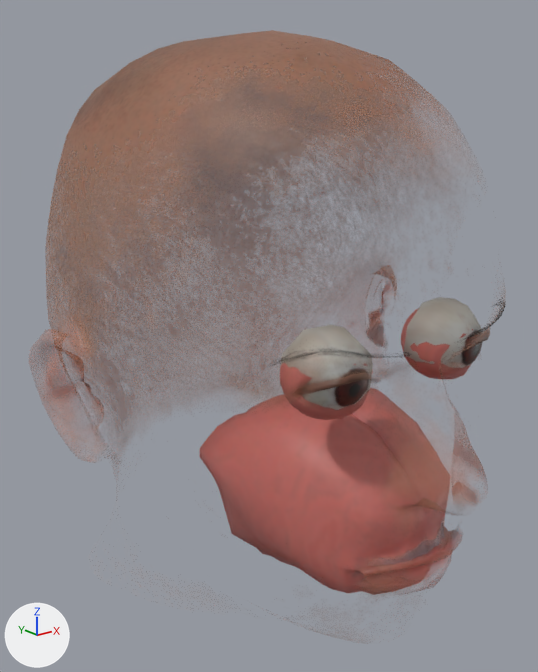
The FBX model assets/heads/head_3_ltn.fbx: old version first, new version second.
Before and after are seen from a 50 mm lens placed at (-0.8, -0.997, 0.391), pointed at (-0.003, -0.001, -0.008). The axes (+X, +Y, +Z) are drawn at lower left. The lights are the same throughout. The first picture is the older version. Where no turn or scale is listed for an object, it has been applied to the vertices.

In view in the first picture: 'head_3_ltn'.
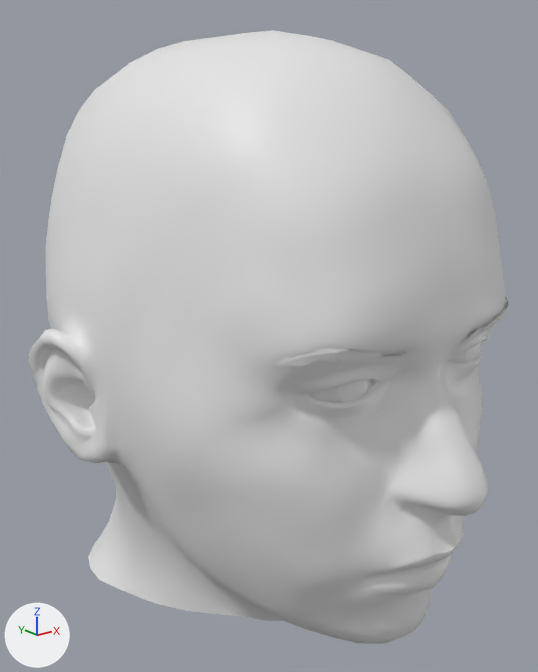
Patch to the scene script:
```diff
--- a/assets/heads/head_3_ltn.fbx.py
+++ b/assets/heads/head_3_ltn.fbx.py
@@ me_base_002 @@
 # used by ob_head_3_ltn; location = (0.0, 0.0, 0.0)
-me_base_002.from_pydata(...)  # 4472 vertices, 4408 faces; spans x -0.4..0.4, y -0.465..0.465, z -0.5..0.5
+me_base_002.from_pydata(...)  # 5709 vertices, 5528 faces; spans x -0.4..0.4, y -0.465..0.465, z -0.5..0.5
+# me_base_002 part 1: the loose piece of 62 vertices spanning x 0.037..0.237, y -0.385..-0.276, z 0.055..0.102 is deleted
+# me_base_002 part 2: the loose piece of 62 vertices spanning x -0.237..-0.037, y -0.385..-0.276, z 0.055..0.102 is deleted
+# me_base_002 part 3: the loose piece of 48 vertices spanning x -0.186..-0.062, y -0.346..-0.243, z -0.025..0.093 is deleted
+# me_base_002 part 4: the loose piece of 48 vertices spanning x 0.062..0.186, y -0.346..-0.243, z -0.025..0.093 is deleted
+# me_base_002 part 5: 6 vertices moved from x -0.023..0.048, y -0.399..-0.379, z -0.271..-0.258 to x -0.023..0.046, y -0.389..-0.376, z -0.269..-0.265; 36 vertices removed from x -0.07..0.072, y -0.409..-0.362, z -0.288..-0.254; 1493 vertices added at x -0.103..0.102, y -0.422..-0.334, z -0.319..-0.226
+# me_base_002 part 6: 3923 faces spanning x -0.4..0.4, y -0.465..0.465, z -0.5..0.5 switch from mat_mat_head_3_ltn (picture img_atlas_head_3_ltn_png) to no material
@@ me_lips_002 @@
+me_lips_002.from_pydata(...)  # 615 vertices, 520 faces; spans x -0.076..0.085, y -0.415..-0.349, z -0.295..-0.249
@@ me_irises_002 @@
+me_irises_002.from_pydata(...)  # 32 vertices, 22 faces; spans x -0.155..0.155, y -0.346..-0.336, z 0.006..0.051
@@ me_brows_002 @@
+me_brows_002.from_pydata(...)  # 1571 vertices, 1327 faces; spans x -0.237..0.234, y -0.385..-0.298, z 0.057..0.1
@@ me_eyewhites_002 @@
+me_eyewhites_002.from_pydata(...)  # 80 vertices, 64 faces; spans x -0.186..0.186, y -0.344..-0.243, z -0.025..0.093
@@ ob_lips @@
+ob_lips = bpy.data.objects.new('Lips', me_lips_002)
+ob_lips.location = (0.0, 0.0, 0.0)
@@ ob_irises @@
+ob_irises = bpy.data.objects.new('Irises', me_irises_002)
+ob_irises.location = (0.0, 0.0, 0.0)
@@ ob_brows @@
+ob_brows = bpy.data.objects.new('Brows', me_brows_002)
+ob_brows.location = (0.0, 0.0, 0.0)
@@ ob_eyewhites @@
+ob_eyewhites = bpy.data.objects.new('EyeWhites', me_eyewhites_002)
+ob_eyewhites.location = (0.0, 0.0, 0.0)
```

Boxes (x1, y1, x2, y2) around the edits, measured in the pictures (538 x 672 px):
'head_3_ltn', reshaped (9% taller): before (44, 30, 505, 595); after (28, 30, 506, 644)
'Brows', added: after (271, 297, 509, 369)
'Lips', added: after (384, 554, 452, 587)
'Irises', added: after (338, 342, 482, 402)
'EyeWhites', added (mostly hidden): after (308, 350, 467, 402)
part 1 of me_base_002, deleted: before (466, 302, 505, 338)
part 2 of me_base_002, deleted: before (269, 349, 409, 365)
part 3 of me_base_002, deleted: before (280, 325, 373, 410)
part 4 of me_base_002, deleted: before (403, 297, 482, 368)
part 5 of me_base_002, built on: before (376, 529, 457, 585); after (360, 530, 464, 600)
part 6 of me_base_002, recoloured: before (44, 30, 490, 595); after (28, 30, 506, 644)
